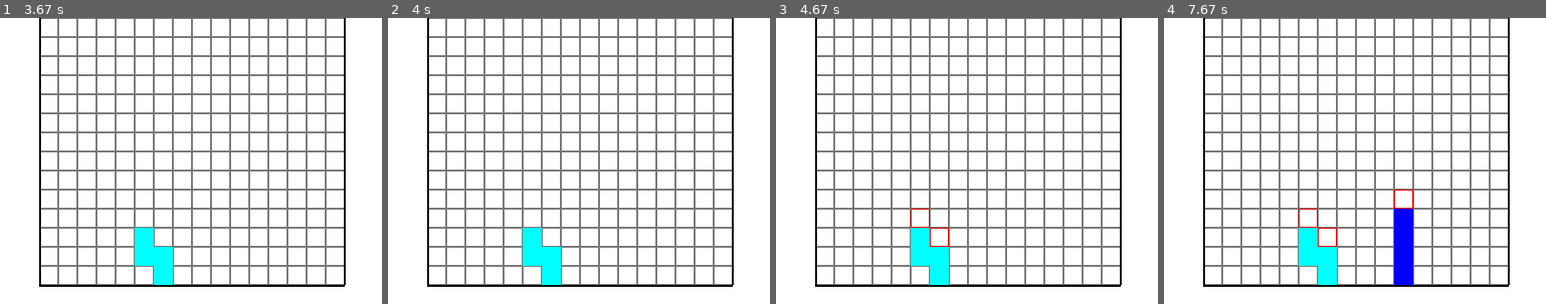
Above: before the commit, frames 1-4 (left to right).
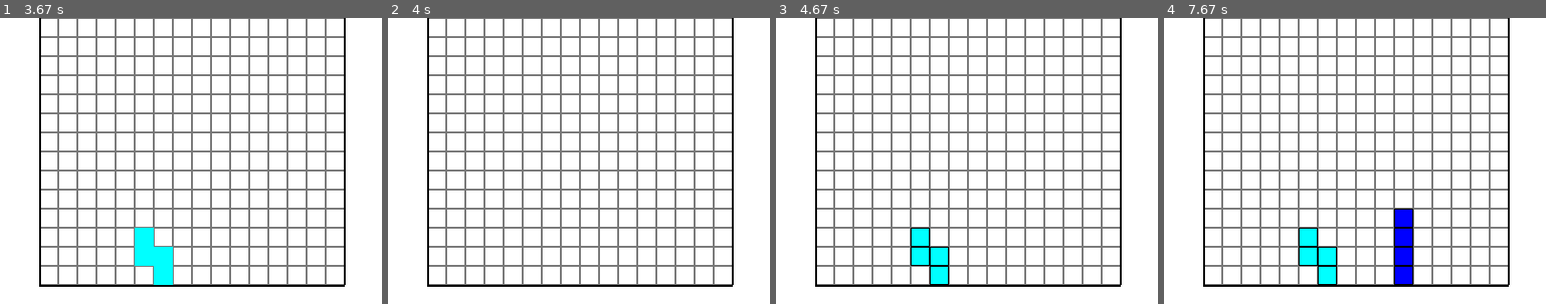
Above: after the commit, the same moments.

Repository: antikaka/pygame_tetris
Game: pygame game, started from main.py
Two runs of this game, one before a commit and one after it. Both use one fixed random seed, a clock stepped at 60 frames per second and the inputs below.
Inputs:
- Up to frame 1 (3.67 s): hold Right 0.33-0.8 s; hold Right 0.83-1.33 s; hold Left 1.37-2.1 s; hold Down 2.13-2.98 s; hold Left 3.02-3.42 s; hold Right from 3.45 s (still down)
- Up to frame 2 (4 s): keep holding Right
- Up to frame 3 (4.67 s): release Right at 4.08 s; hold Down from 4.12 s (still down); tap Space at 4.18 s
- Up to frame 4 (7.67 s): release Down at 4.77 s; hold Left 4.8-5.27 s; tap Space at 4.87, 5.17, 5.37, 5.87, 6.55, 7.38 s; hold Right 5.3-5.77 s; hold Right 5.8-6.45 s; hold Left 6.48-7.28 s; hold Down from 7.32 s (still down)
The pictures show only the part of the screen within x 25-75%, y 50-100%; the shares and areas given below are measured in that part.

Frame 1 is identical in both runs. In frame 2, 1.3% of the frame differs, in the area x 35-46%, y 73-94%; in frame 3, 0.4%; in frame 4, 0.7%.

Commit message:
0.12v -Optimized a bit (removed repetitive list generation) -Improved colors, added black square outlines

Diff:
--- a/main.py
+++ b/main.py
@@ -269,7 +269,7 @@
     if rect2_h < 10:
         solo_rect = True
 
-    x = t_rect1[0]  #x'as pagal ilgi irgi turi but
+    x = t_rect1[0]
     y = t_rect1[1] + 20
 
     for num in range(rect1_h // 20):
@@ -318,8 +318,6 @@
 start_pos = (380, 20)
 
 piece_list = []
-piece_dict = {}
-
 
 piece_x, piece_y = start_pos[0], start_pos[1]
 
@@ -342,6 +340,8 @@
 
 speed = 3
 pg.key.set_repeat(500, 50)
+
+playfield_closed = []
 while True:
     clock.tick(speed)
 
@@ -366,29 +366,14 @@
     start_button = pg.Rect(0, 10, 20, 20)
     pg.draw.rect(screen, (255, 0, 0), start_button)
 
-    playfield_open = playfield_list.copy()
-
-    for sq in playfield_list:
-        for piece in piece_list:
-            if (sq.colliderect(piece[0]) or sq.colliderect(piece[1])) and sq in playfield_open:
-                playfield_open.remove(sq)
-
-    playfield_closed = []
-
-    for sq in playfield_list:
-        if sq in playfield_open:
-            continue
-        else:
-            playfield_closed.append(sq)
+
 
     playfield_active = []
-    for piece in piece_list:
+    for sq_c in playfield_closed:
         for sq in playfield_list:
-            if sq.colliderect(piece[0]) or sq.colliderect(piece[1]):
-                for sq2 in playfield_open:
-                    if sq[0] == sq2[0] and sq[1] - 20 == sq2[1]:
-                        if sq2 not in playfield_active:
-                            playfield_active.append(sq2)
+            if sq not in playfield_closed and sq_c[2][0] == sq[0] and sq_c[2][1] - 20 == sq[1]:
+                playfield_active.append(sq)
+
 
     playfield_active_bottoms = []
     for sq in playfield_active:
@@ -397,7 +382,7 @@
 
     go_right = True
     go_left = True
-    if len(piece_list) > 0:
+    if len(playfield_closed) > 1:
         obj_l, obj_r = left_right(t_rect1, t_rect2)
 
         for sq in obj_l:
@@ -407,15 +392,17 @@
 
 
         for sq in obj_l:
-            if sq in playfield_closed:
-                go_left = False
-                break
+            for sq_c in playfield_closed:
+                if sq == sq_c[2]:
+                    go_left = False
+                    break
 
 
         for sq in obj_r:
-            if sq in playfield_closed:
-                go_right = False
-                break
+            for sq_c in playfield_closed:
+                if sq == sq_c[2]:
+                    go_right = False
+                    break
 
     for event in pg.event.get():
         if event.type == pg.QUIT:
@@ -446,14 +433,15 @@
     elif count < 1:
         count = 4
 
-    if piece_count != len(piece_list) and new_piece:
+
+    if new_piece:
+        for sq in playfield_list:
+            for piece in piece_list:
+                if sq.colliderect(piece[2]):
+                    playfield_closed.append((screen, piece[1], sq))
+        piece_list.clear()
+        print(piece_list)
         random_color = random.choice(colors)
-
-    if piece_count != len(piece_list) and new_piece:
-        print("piece_list+")
-        for piece in piece_dict.values():
-            if piece[0][2] not in piece_list:
-                piece_list.append((piece[0][2], piece[1][2]))
 
         new_piece = False
 
@@ -462,7 +450,8 @@
             print("collide")
             piece_count += 1
             new_piece = True
-            piece_dict[piece_count] = ((screen, random_color, t_rect1), (screen, random_color, t_rect2))
+            piece_list.append((screen, random_color, t_rect1))
+            piece_list.append((screen, random_color, t_rect2))
             random_shape = random.choice(shape_list)
             piece_x, piece_y = start_pos[0], start_pos[1]
             t_rect1, t_rect2, x_fix = random_shape(count, piece_x, piece_y)
@@ -476,7 +465,8 @@
             print("collide2")
             piece_count += 1
             new_piece = True
-            piece_dict[piece_count] = ((screen, random_color, t_rect1), (screen, random_color, t_rect2))
+            piece_list.append((screen, random_color, t_rect1))
+            piece_list.append((screen, random_color, t_rect2))
             random_shape = random.choice(shape_list)
             piece_x, piece_y = start_pos[0], start_pos[1]
             t_rect1, t_rect2, x_fix = random_shape(count, piece_x, piece_y)
@@ -489,14 +479,12 @@
     if t_rect2[2] > 1:
         pg.draw.rect(screen, random_color, t_rect2)
 
-    for piece in piece_dict.values():
-        pg.draw.rect(*piece[0])
-        pg.draw.rect(*piece[1])
-
-    for sq in playfield_active:
-        pg.draw.rect(screen, (255, 0, 0), sq, 1)
+    for sq in playfield_closed:
+        pg.draw.rect(*sq)
+        pg.draw.rect(screen, (0, 0, 0), sq[2], 1)
 
     piece_x = t_rect1[0] + x_fix
     piece_x, piece_y = drop(piece_x, piece_y)
 
+
     pg.display.flip()
Not shown, changed: todo.txt
